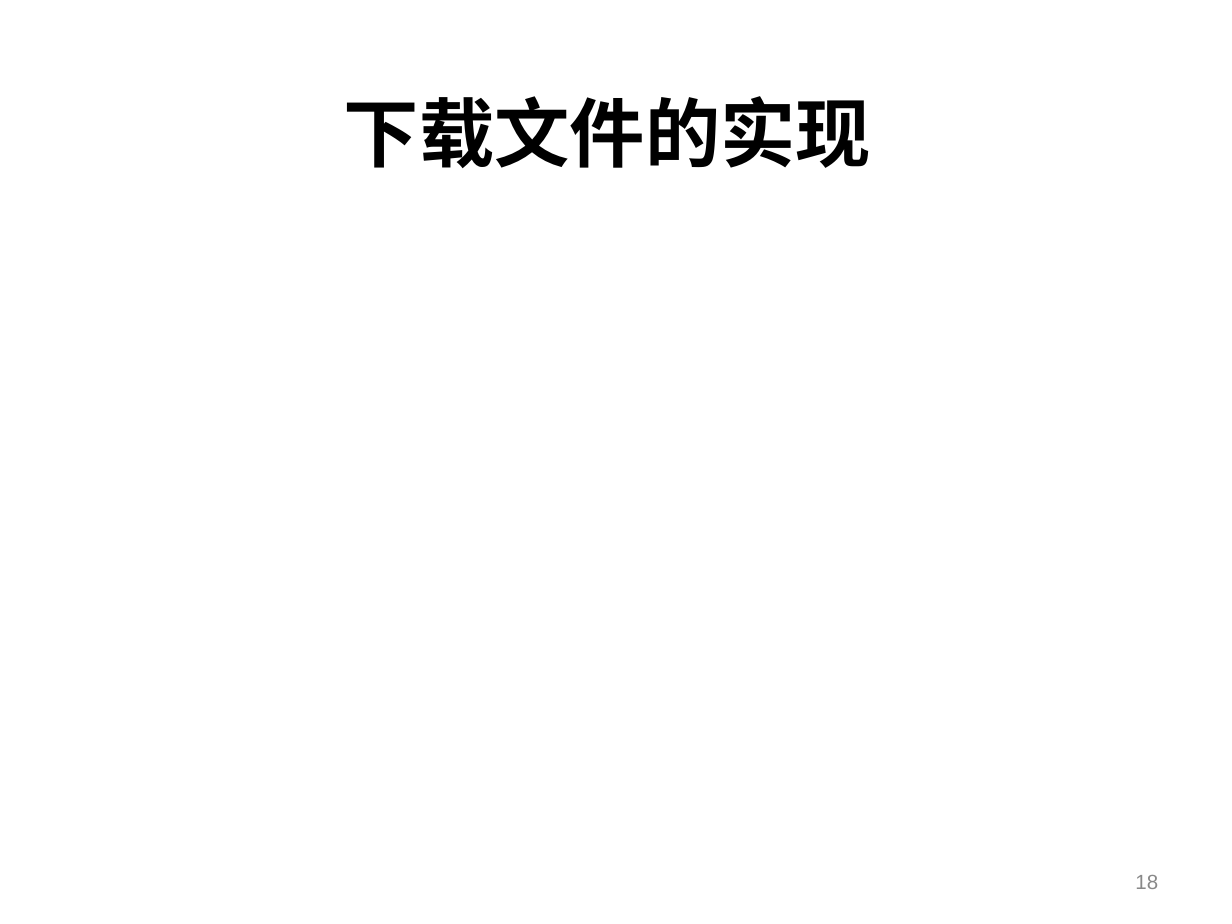
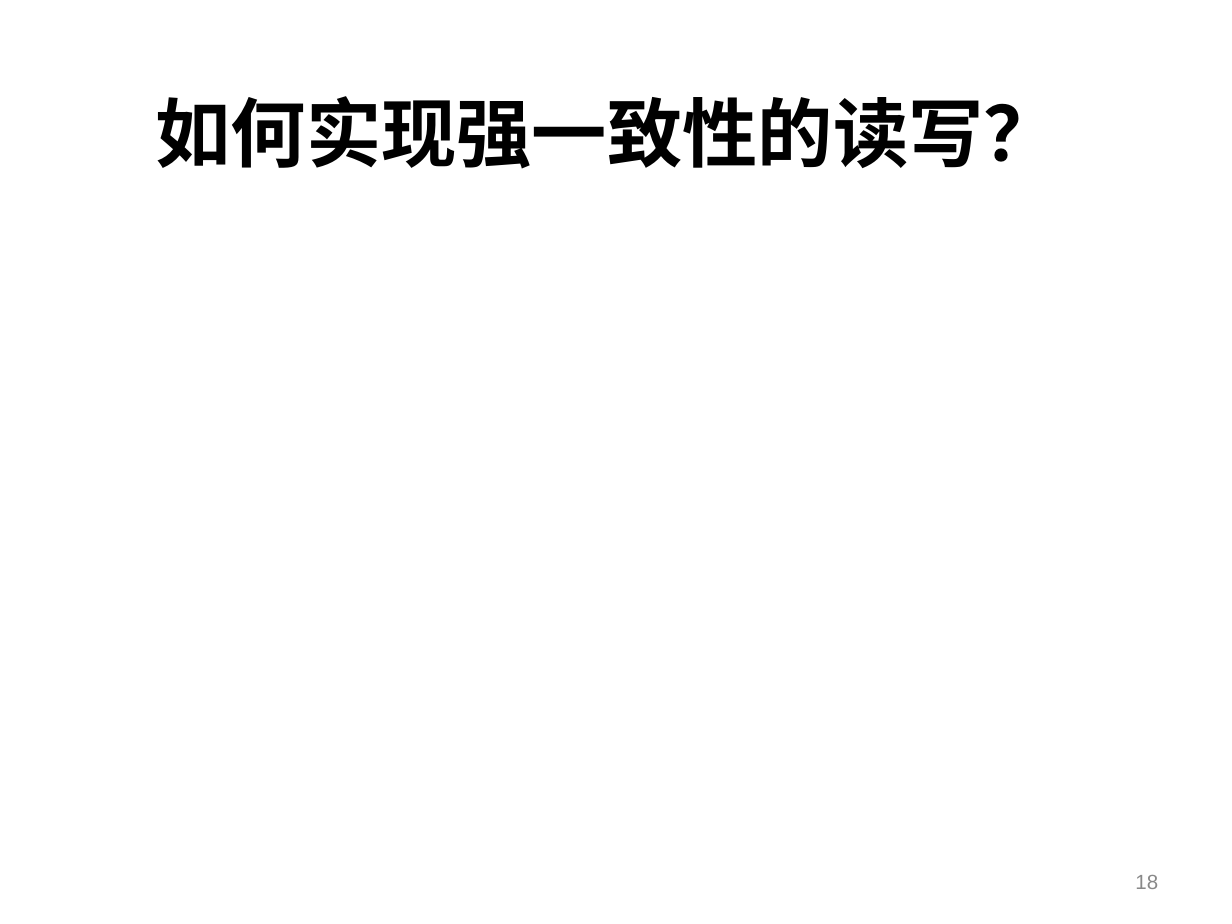
Before and after one commit to machicao2013/mooon, a slide deck: slide 18 of applications/lightfs/doc/portableDFS-便携式分布式文件系统.ppt. Drawn at 1232x924 pixels with LibreOffice and Linux fonts; fonts in the diff are those of the drawing; background and template pictures are left out. Boxes give left, top, right and bottom in pixels: in the first picture for what was removed or moved away, otherwise in the second. Text is boxed around its words. In the diff, an @@ line names an element or a change of style, - is before the commit and + after.

```diff
--- a/applications/lightfs/doc/portableDFS-便携式分布式文件系统.ppt
+++ b/applications/lightfs/doc/portableDFS-便携式分布式文件系统.ppt
@@ title at (x1=156, y1=96, x2=1059, y2=169): text changed @@
-下载文件的实现
+如何实现强一致性的读写？
```
Also in this commit, not shown: 8 other slides changed, 6 slides added, 2 slides removed.
